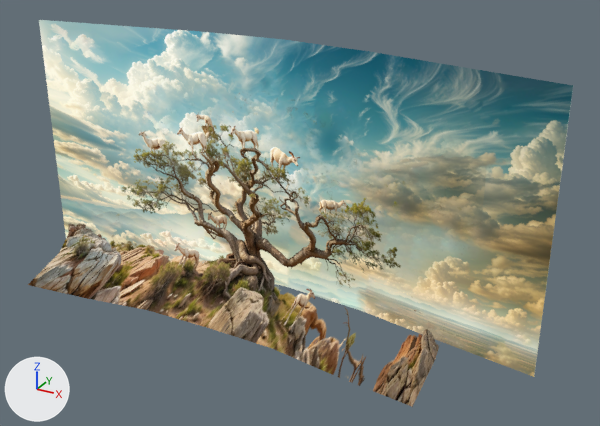
An edit to the glTF model public/assets/GoatSky.glb, drawn before and after from the same camera.
Camera for both pictures: a 50 mm lens placed at (24.8, -31.0, 26.1), pointed at (3.2, 8.3, 6.5). Arrows for +X, +Y and +Z are at lower left; the lights stay in place. Where no turn or scale is listed for an object, it has been applied to the vertices.

In view in the first picture: 'Foregrounda', 'Sky'.
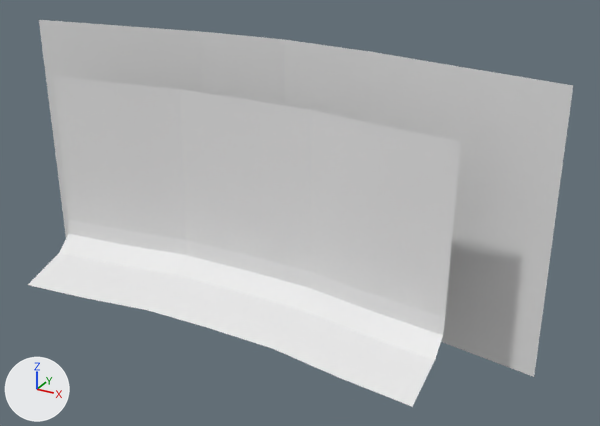
Changed parts and their boxes (x1, y1, x2, y2) in the pictures (600 x 426 px):
'Sky', recoloured: (39, 20, 573, 377) in both
'Foregrounda', recoloured (brown to white): (28, 76, 461, 407) in both

Edits to the bpy script that builds the scene:
```text
Change me_plane:
    where me_plane.from_pydata(...)  # 14 vertices, 12 faces; spans x -17.4..17.4, y 0.3..2.8, z 0.0..16.8
    remove me_plane.materials.append(mat_sky)
Change me_plane_001:
    where me_plane_001.from_pydata(...)  # 35 vertices, 48 faces; spans x -13.2..13.2, y -5.7..0.0, z 0.0..12.7
    remove me_plane_001.materials.append(mat_tree)
```
